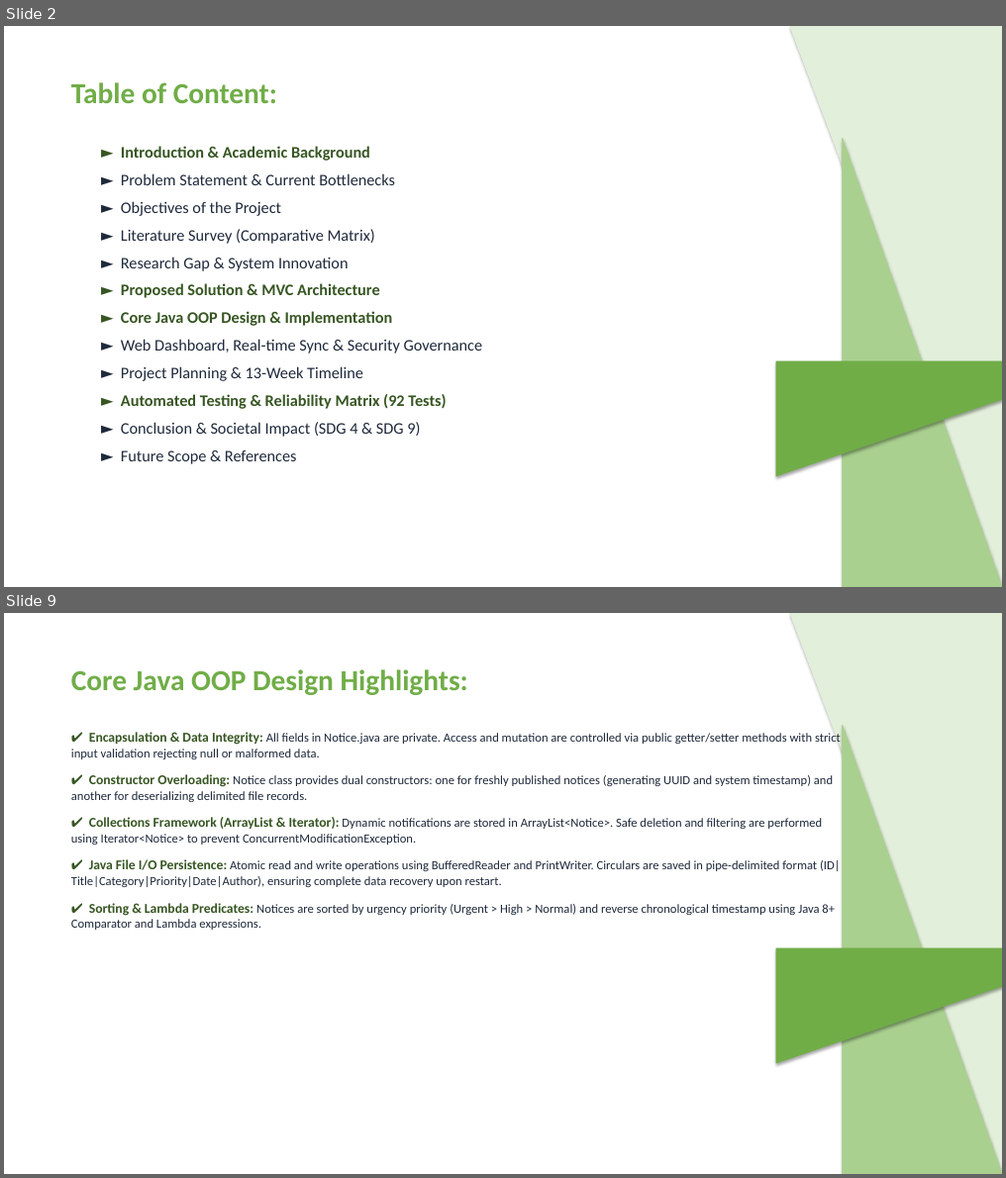
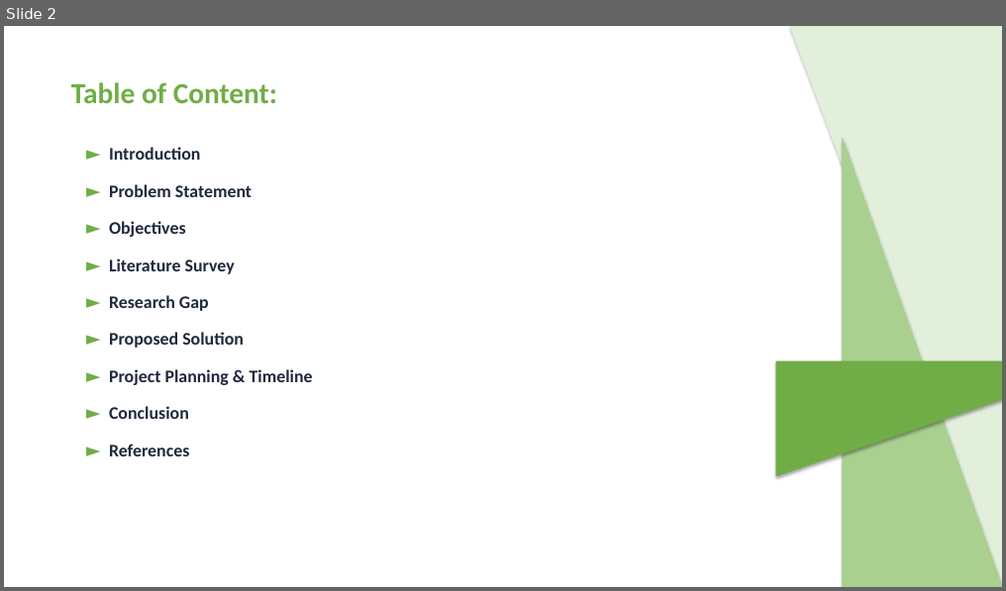
Before and after one commit to ATP0925/CampusNotify-Java-Mini-Project, a slide deck: CampusNotify_Review_Presentation.pptx. Shown one above the other, each under a label of ours: slides 2 and 9 before the commit, slide 2 after it; the slides between them are not shown. The pictures are 1006x1178 and 1006x591 pixels, drawn with LibreOffice and Linux fonts; fonts in the diff are those of the drawing. Boxes give left, top, right and bottom in pixels: in the first picture for what was removed or moved away, otherwise in the second. Text is boxed around its words. In the diff, an @@ line names an element or a change of style, - is before the commit and + after.

Commit message:
docs: align PPT deck strictly to Review 1 agenda (9 topics) and sync report points with sample report

```diff
--- a/CampusNotify_Review_Presentation.pptx
+++ b/CampusNotify_Review_Presentation.pptx
@@ slide 9 removed at [4, 613, 1002, 1174], background #FFFFFF @@
@@ right triangle removed at [790, 613, 1002, 1174] @@
@@ text removed at [71, 669, 468, 695] @@
-Core Java OOP Design Highlights:
@@ right triangle removed at [843, 725, 1002, 1174] @@
@@ text removed at [71, 732, 841, 930] @@
-✔ Encapsulation & Data Integrity: All fields in Notice.java are private. Access and mutation are controlled via public getter/setter methods with strict input validation rejecting null or malformed data.
-✔ Constructor Overloading: Notice class provides dual constructors: one for freshly published notices (generating UUID and system timestamp) and another for deserializing delimited file records.
-✔ Collections Framework (ArrayList & Iterator): Dynamic notifications are stored in ArrayList<Notice>. Safe deletion and filtering are performed using Iterator<Notice> to prevent ConcurrentModificationException.
-✔ Java File I/O Persistence: Atomic read and write operations using BufferedReader and PrintWriter. Circulars are saved in pipe-delimited format (ID|Title|Category|Priority|Date|Author), ensuring complete data recovery upon restart.
-✔ Sorting & Lambda Predicates: Notices are sorted by urgency priority (Urgent > High > Normal) and reverse chronological timestamp using Java 8+ Comparator and Lambda expressions.
@@ right triangle removed at [776, 949, 1002, 1063] @@
@@ slide 2 changed as well @@
@@ text at [109, 147, 313, 457]: text changed; size 15.5 to 17 pt; bold on @@
-► Introduction & Academic Background
-► Problem Statement & Current Bottlenecks
-► Objectives of the Project
-► Literature Survey (Comparative Matrix)
-► Research Gap & System Innovation
-► Proposed Solution & MVC Architecture
-► Core Java OOP Design & Implementation
-► Web Dashboard, Real-time Sync & Security Governance
-► Project Planning & 13-Week Timeline
-► Automated Testing & Reliability Matrix (92 Tests)
-► Conclusion & Societal Impact (SDG 4 & SDG 9)
-► Future Scope & References
+► Introduction
+► Problem Statement
+► Objectives
+► Literature Survey
+► Research Gap
+► Proposed Solution
+► Project Planning & Timeline
+► Conclusion
+► References
```
Also in this commit, not shown: 3 other slides changed, 8 slides added, 11 other slides removed, 11 other files.
